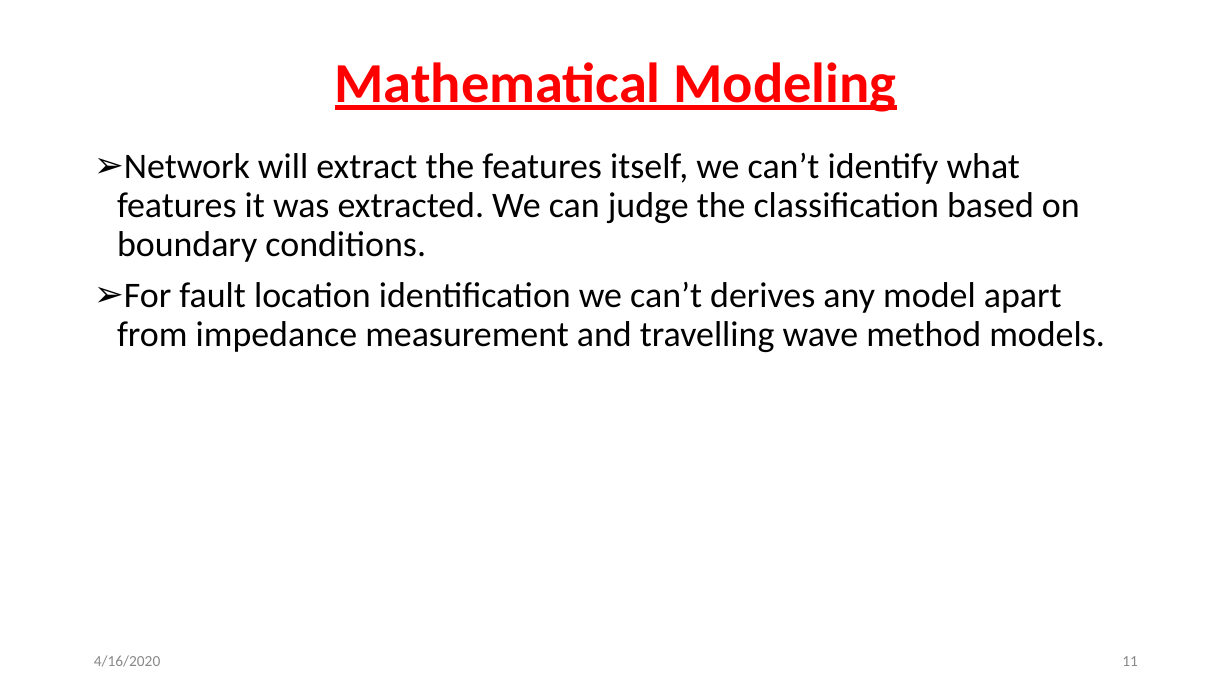
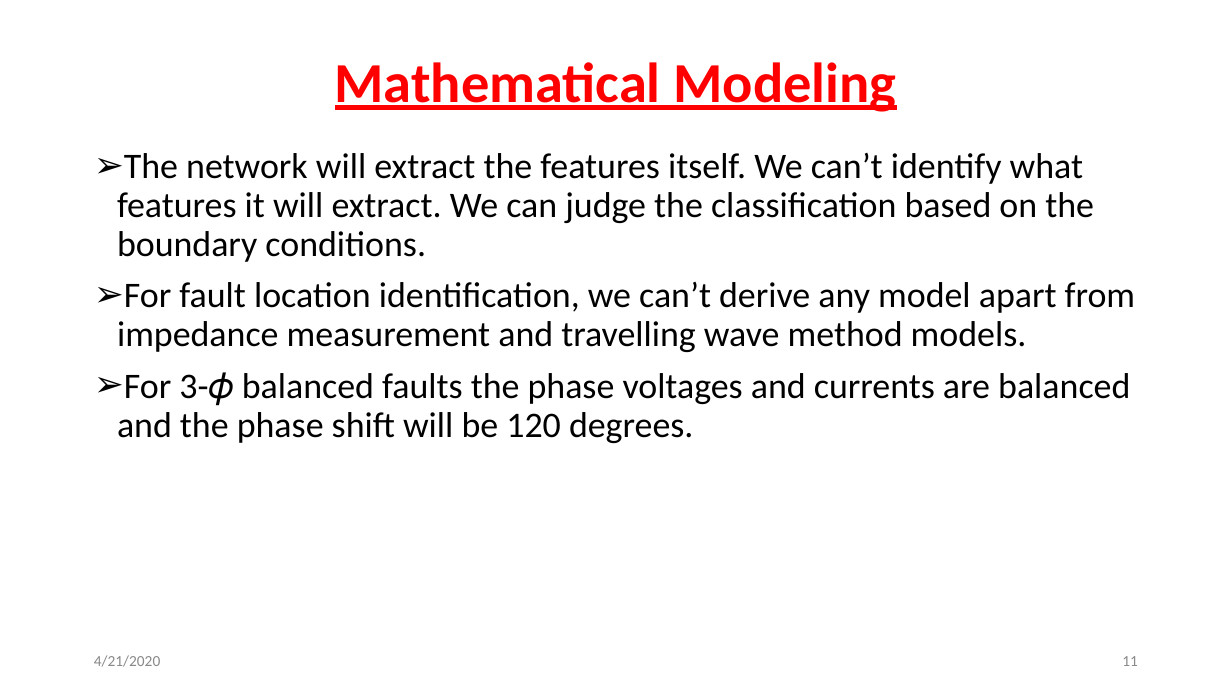
Before and after one commit to svec-final-year-project-eee/Project, a slide deck: slide 11 of Reviews/Final Review/Final Oral Presentation.pptx. Drawn at 1232x693 pixels with LibreOffice and Linux fonts; fonts in the diff are those of the drawing. Boxes give left, top, right and bottom in pixels: in the first picture for what was removed or moved away, otherwise in the second. Text is boxed around its words. In the diff, an @@ line names an element or a change of style, - is before the commit and + after.

```diff
--- a/Reviews/Final Review/Final Oral Presentation.pptx
+++ b/Reviews/Final Review/Final Oral Presentation.pptx
@@ text at <box>117,153,1135,443</box>: text changed @@
-➢ Network will extract the features itself, we can’t identify what features it was extracted. We can judge the classification based on boundary conditions.
-➢ For fault location identification we can’t derives any model apart from impedance measurement and travelling wave method models.
+➢ The network will extract the features itself. We can’t identify what features it will extract. We can judge the classification based on the boundary conditions.
+➢ For fault location identification, we can’t derive any model apart from impedance measurement and travelling wave method models.
+➢ For 3-𝜙 balanced faults the phase voltages and currents are balanced and the phase shift will be 120 degrees.
@@ text at <box>94,655,160,667</box>: text changed @@
-4/16/2020
+4/21/2020
```
Also in this commit, not shown: 25 other slides changed, 1 slide removed, 1 other file.
